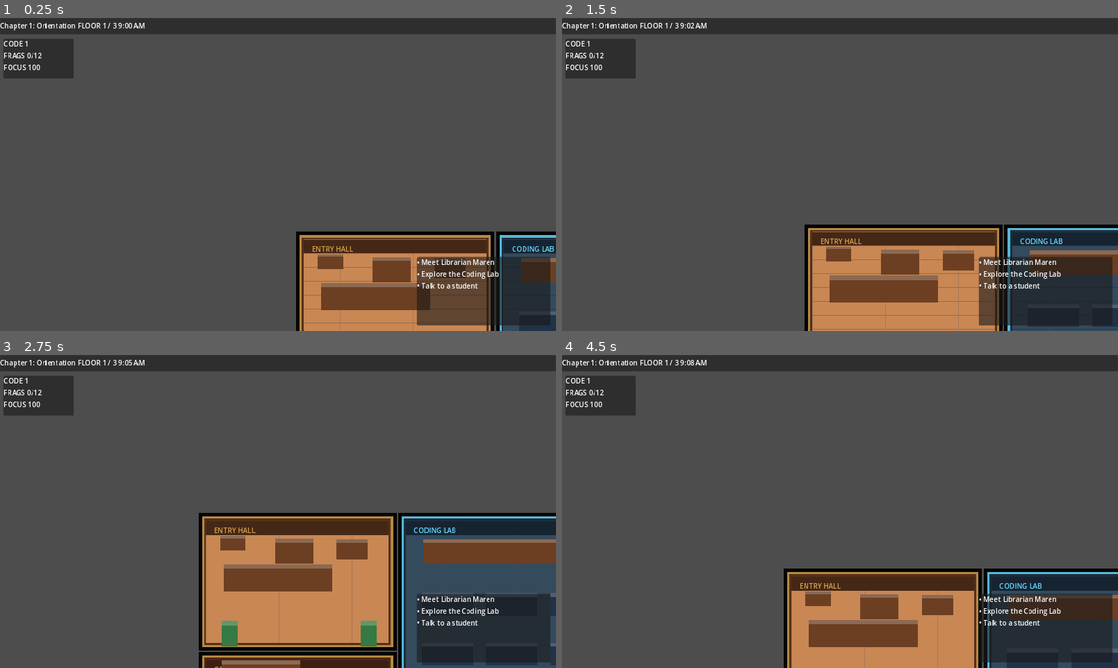
Above: before the commit, frames 1-4 (two rows, left to right).
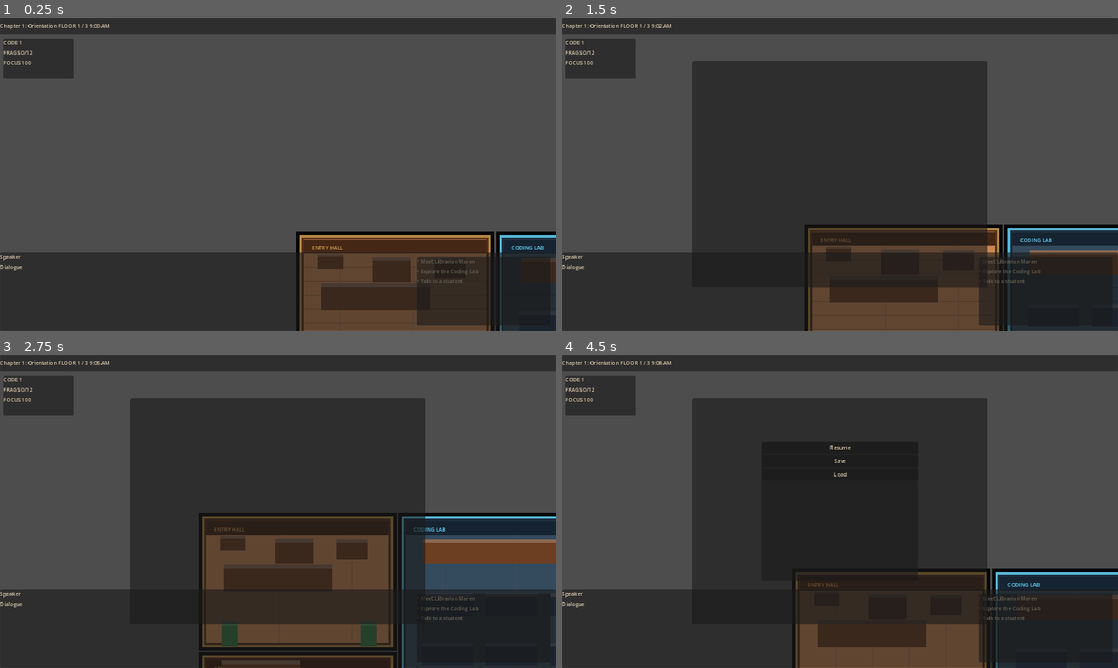
Above: after the commit, the same moments.

Repository: Cryddd/Harrow-Library
Game: Godot game, scene res://scenes/Main.tscn
The game is run twice, just before and just after one commit, with the same random seed, the same clock (stepped at 60 frames per second) and the same inputs.
Inputs:
- Up to frame 1 (0.25 s): no input
- Up to frame 2 (1.5 s): tap Enter at 0.5 s; hold D (move_right) 0.53-1.28 s; hold Tab (files) 0.53-1.28 s; tap E (interact) at 0.8, 1.35 s; hold S (move_down) from 1.28 s (still down)
- Up to frame 3 (2.75 s): tap Tab (files) at 1.55 s; release S (move_down) at 2.03 s; hold D (move_right) from 2.03 s (still down); hold Tab (files) from 2.03 s (still down); tap E (interact) at 2.3 s
- Up to frame 4 (4.5 s): release D (move_right) at 2.78 s; release Tab (files) at 2.78 s; hold W (move_up) 2.78-3.53 s; tap E (interact) at 2.85, 3.8, 4.35 s; tap Tab (files) at 3.05 s; hold Tab (files) 3.53-4.28 s; hold A (move_left) from 3.53 s (still down); tap Escape (pause) at 4.15 s

The runs differ from the first frame. In frame 1, 23% of the frame differs, in the area x 0-100%, y 1-100%; in frame 2, 53%; in frame 3, 50%; in frame 4, 53%.

Commit message:
adding collision bodies for the generated major props

Diff:
--- a/project.godot
+++ b/project.godot
@@ -28,6 +28,10 @@
 window/size/viewport_width=1280
 window/size/viewport_height=720
 window/stretch/mode="canvas_items"
+
+[gui]
+
+theme/custom="res://assets/themes/pixel_library_theme.tres"
 
 [input]
 
--- a/scenes/Main.tscn
+++ b/scenes/Main.tscn
@@ -1,9 +1,12 @@
-[gd_scene load_steps=5 format=3 uid="uid://bbnl1gwrhfoku"]
+[gd_scene load_steps=8 format=3 uid="uid://bbnl1gwrhfoku"]
 
 [ext_resource type="Script" path="res://scripts/Main.gd" id="1_main"]
 [ext_resource type="PackedScene" path="res://scenes/characters/Player.tscn" id="2_player"]
 [ext_resource type="PackedScene" path="res://scenes/ui/HUD.tscn" id="3_hud"]
 [ext_resource type="PackedScene" path="res://scenes/ui/PuzzleWindow.tscn" id="4_puzzle"]
+[ext_resource type="PackedScene" path="res://scenes/ui/FilesPanel.tscn" id="5_files"]
+[ext_resource type="PackedScene" path="res://scenes/ui/PauseMenu.tscn" id="6_pause"]
+[ext_resource type="PackedScene" path="res://scenes/ui/DialogueBox.tscn" id="7_dialogue"]
 
 [node name="Main" type="Node2D"]
 script = ExtResource("1_main")
@@ -17,3 +20,9 @@
 [node name="HUD" parent="UI" instance=ExtResource("3_hud")]
 
 [node name="PuzzleWindow" parent="UI" instance=ExtResource("4_puzzle")]
+
+[node name="FilesPanel" parent="UI" instance=ExtResource("5_files")]
+
+[node name="PauseMenu" parent="UI" instance=ExtResource("6_pause")]
+
+[node name="DialogueBox" parent="UI" instance=ExtResource("7_dialogue")]
--- a/scripts/Main.gd
+++ b/scripts/Main.gd
@@ -2,6 +2,7 @@
 
 @onready var world_root: Node2D = $WorldRoot
 @onready var player: CharacterBody2D = $Player
+@onready var pause_menu: Control = $UI/PauseMenu
 
 func _ready() -> void:
 	GameState.reset_run()
@@ -11,8 +12,10 @@
 
 func _unhandled_input(event: InputEvent) -> void:
 	if event.is_action_pressed("pause"):
-		GameState.paused = not GameState.paused
-		get_tree().paused = GameState.paused
+		if pause_menu.visible:
+			pause_menu.close()
+		else:
+			pause_menu.open()
 	if event.is_action_pressed("files"):
 		get_tree().call_group("files_panel", "toggle")
 
--- a/scripts/characters/PlayerController.gd
+++ b/scripts/characters/PlayerController.gd
@@ -11,6 +11,8 @@
 func _ready() -> void:
 	interact_area.area_entered.connect(_on_interact_area_entered)
 	interact_area.area_exited.connect(_on_interact_area_exited)
+	interact_area.body_entered.connect(_on_interact_body_entered)
+	interact_area.body_exited.connect(_on_interact_body_exited)
 
 func _physics_process(_delta: float) -> void:
 	if GameState.paused:
@@ -52,3 +54,11 @@
 func _on_interact_area_exited(area: Area2D) -> void:
 	if nearby_interactable == area:
 		nearby_interactable = null
+
+func _on_interact_body_entered(body: Node2D) -> void:
+	if body.has_method("interact"):
+		nearby_interactable = body
+
+func _on_interact_body_exited(body: Node2D) -> void:
+	if nearby_interactable == body:
+		nearby_interactable = null
--- a/scripts/world/FloorBase.gd
+++ b/scripts/world/FloorBase.gd
@@ -62,6 +62,7 @@
 	var body := _rect_node(rect, color)
 	body.name = String(prop.id)
 	parent.add_child(body)
+	_add_prop_collision(prop)
 	var top := _rect_node(Rect2(rect.position, Vector2(rect.size.x, maxf(3.0, rect.size.y * 0.16))), color.lightened(0.22))
 	parent.add_child(top)
 	if kind.contains("screen") or kind.contains("terminal") or kind.contains("workstation") or kind.contains("server"):
@@ -98,6 +99,21 @@
 
 func _draw_ambient_fx(parent: Node2D, fx: Dictionary) -> void:
 	_draw_glow(parent, fx.position, fx.color, 72.0)
+
+func _add_prop_collision(prop: Dictionary) -> void:
+	var kind := String(prop.kind)
+	if kind.contains("plant") or kind.contains("screen") or kind.contains("display") or kind.contains("glass"):
+		return
+	var rect: Rect2 = prop.rect
+	var body := StaticBody2D.new()
+	body.name = "%sCollision" % String(prop.id).to_pascal_case()
+	body.position = rect.get_center()
+	var shape := CollisionShape2D.new()
+	var rectangle := RectangleShape2D.new()
+	rectangle.size = rect.size
+	shape.shape = rectangle
+	body.add_child(shape)
+	$Objects.add_child(body)
 
 func _draw_glow(parent: Node2D, center: Vector2, color: Color, radius: float) -> void:
 	var glow := PointLight2D.new()
